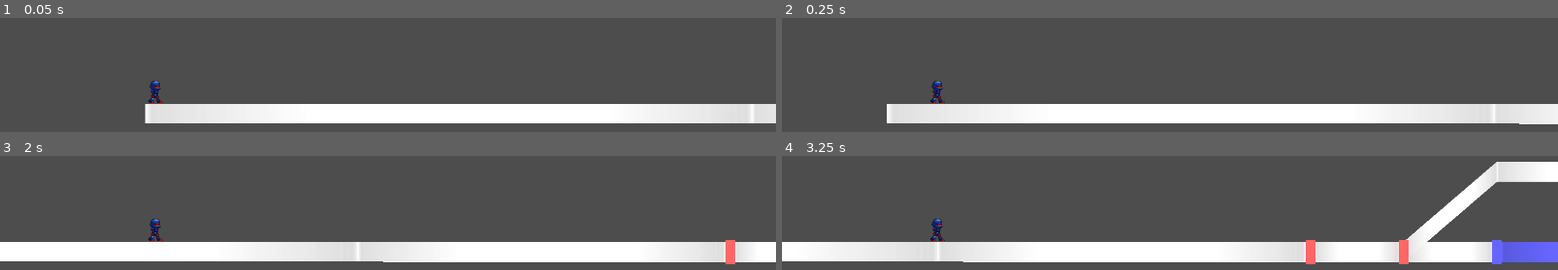
Above: before the commit, frames 1-4 (two rows, left to right).
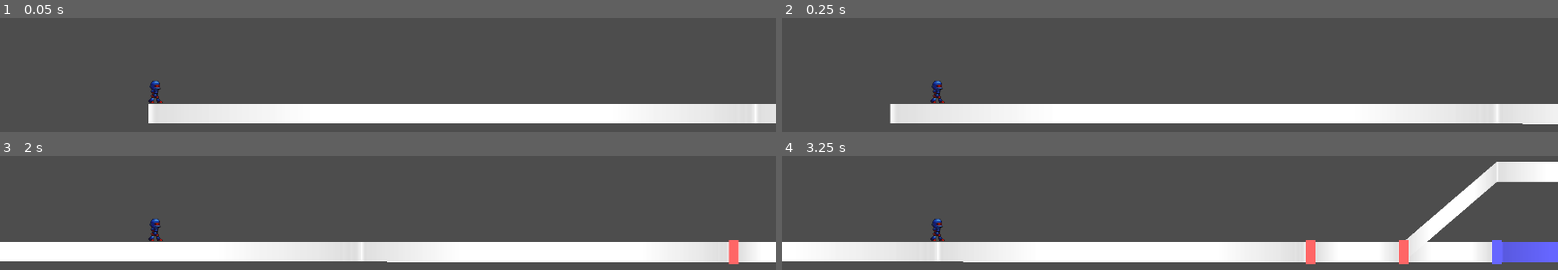
Above: after the commit, the same moments.

Repository: junu192857/Vexatonic-dash-2
Game: Godot game, scene res://Scenes/RhythmScene.tscn
Same seed, same stepped clock (60 frames per second), same inputs: the game is played once before the commit and once after it.
Inputs (mouse positions are in pixels of both pictures, inside the frame that each line leads up to):
- Up to frame 1 (0.05 s): no input
- Up to frame 2 (0.25 s): no input
- Up to frame 3 (2 s): tap Enter at 0.5 s; move the mouse to (558, 230) at 0.52 s; tap A (a) at 0.6 s; click (558, 230) at 0.67 s; tap D (d) at 0.8 s; drag from (outside the picture) to (outside the picture) at 1.27 s
- Up to frame 4 (3.25 s): move the mouse to (1247, 156) at 2.02 s; tap L (l) at 2.1 s; click (1247, 156) at 2.17 s; tap S (s) at 2.3 s; drag from (outside the picture) to (937, 186) at 2.77 s

The runs differ from the first frame. In frame 1, 0.1% of the frame differs, in the area x 18-98%, y 75-93%; in frame 2, 0.1%; in frame 3, 0.3%, in the area x 46-96%, y 73-95%; in frame 4, nothing differs.

Commit message:
process to physics process

Diff:
--- a/vexatonic-dash-2/Scripts/RhythmManager.gd
+++ b/vexatonic-dash-2/Scripts/RhythmManager.gd
@@ -69,7 +69,7 @@
 	add_child(character)
 
 
-func _process(delta):
+func _physics_process(delta: float) -> void:
 	if (not music_started):
 		time = Time.get_ticks_msec() - time_start_tick - COUNTDOWN_TIME
 		if time >= 0:
--- a/vexatonic-dash-2/Scripts/Scripts_without_Node/NoteHolder.gd
+++ b/vexatonic-dash-2/Scripts/Scripts_without_Node/NoteHolder.gd
@@ -126,7 +126,7 @@
 			continue
 		if note.get_is_holding(is_left):
 			note.release_hold(is_left)
-			if time >= note.get_data().end_time - Note.WILD_MS and time <= note.get_data().end_time:
+			if time >= note.get_data().end_time - Note.WILD_MS and time <= note.get_data().end_time + Note.WILD_MS:
 				note.end_judged = true
 				#if not note.is_hit: # 짧은 롱노트 대응
 				#	print("이거 실행은 되나요..??")
--- a/vexatonic-dash-2/project.godot
+++ b/vexatonic-dash-2/project.godot
@@ -13,6 +13,7 @@
 config/name="Vexatonic Dash 2"
 run/main_scene="uid://l50nt5bpgqai"
 config/features=PackedStringArray("4.6", "Mobile")
+run/low_processor_mode=true
 config/icon="res://icon.svg"
 
 [autoload]
